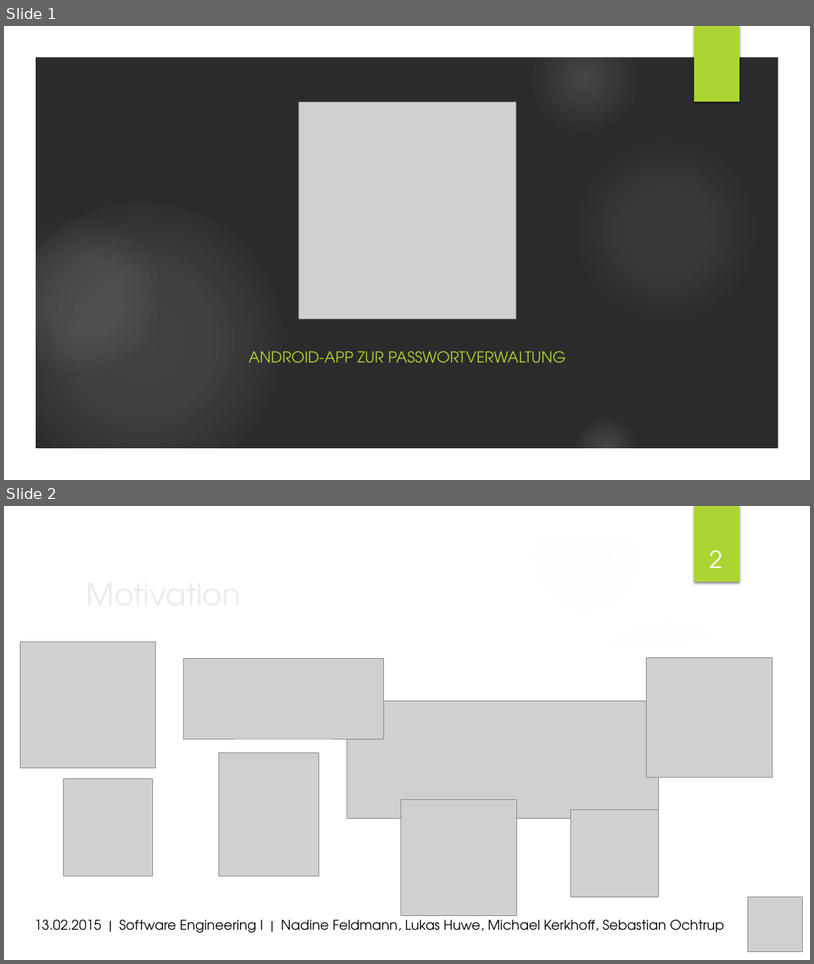
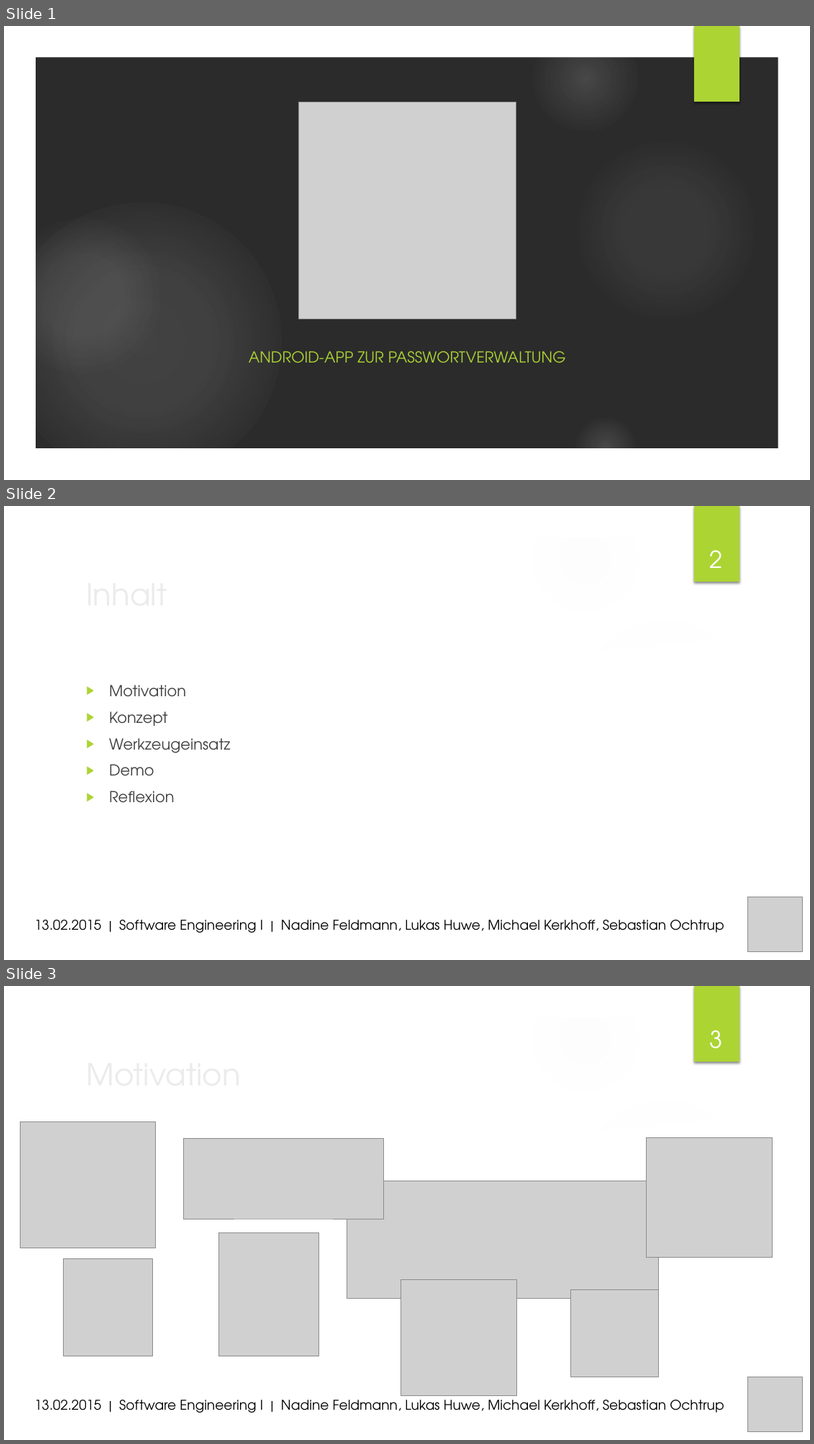
Before and after one commit to MrXXX92/pwsafe, a slide deck: Dokumentation/PWSafe Präsentation.pptx. Shown one above the other, each under a label of ours: slides 1 and 2 before the commit, slides 1, 2 and 3 after it. The pictures are 814x964 and 814x1444 pixels, drawn with LibreOffice and Linux fonts; fonts in the diff are those of the drawing; grey boxes stand for pictures; background and template pictures are left out; a plain dark background stands for a picture behind light text. Boxes give left, top, right and bottom in pixels: in the first picture for what was removed or moved away, otherwise in the second. Text is boxed around its words. In the diff, an @@ line names an element or a change of style, - is before the commit and + after.

Commit message:
Gliederung eingefügt

```diff
--- a/Dokumentation/PWSafe Präsentation.pptx
+++ b/Dokumentation/PWSafe Präsentation.pptx
@@ slide 2 added at (x1=4, y1=506, x2=810, y2=960), background picture (left out); not listed: 9 template elements that a slide beside it also shows @@
@@ title added at (x1=80, y1=570, x2=660, y2=617), 36 pt, text #EBEBEB @@
+Inhalt
@@ page number added at (x1=710, y1=550, x2=723, y2=568), 28 pt, text #FFFFFF @@
+2
@@ text added at (x1=109, y1=685, x2=231, y2=803), 18 pt, text #404040 @@
+▶ Motivation
+▶ Konzept
+▶ Werkzeugeinsatz
+▶ Demo
+▶ Reflexion
@@ picture added at (x1=748, y1=897, x2=802, y2=951) @@
@@ text added at (x1=34, y1=919, x2=724, y2=932), 16 pt, text #000000 @@
+13.02.2015 | Software Engineering I | Nadine Feldmann, Lukas Huwe, Michael Kerkhoff, Sebastian Ochtrup
@@ what was slide 2 is now slide 3 @@
@@ page number at (x1=710, y1=1030, x2=723, y2=1049): text changed @@
-2
+3
```
